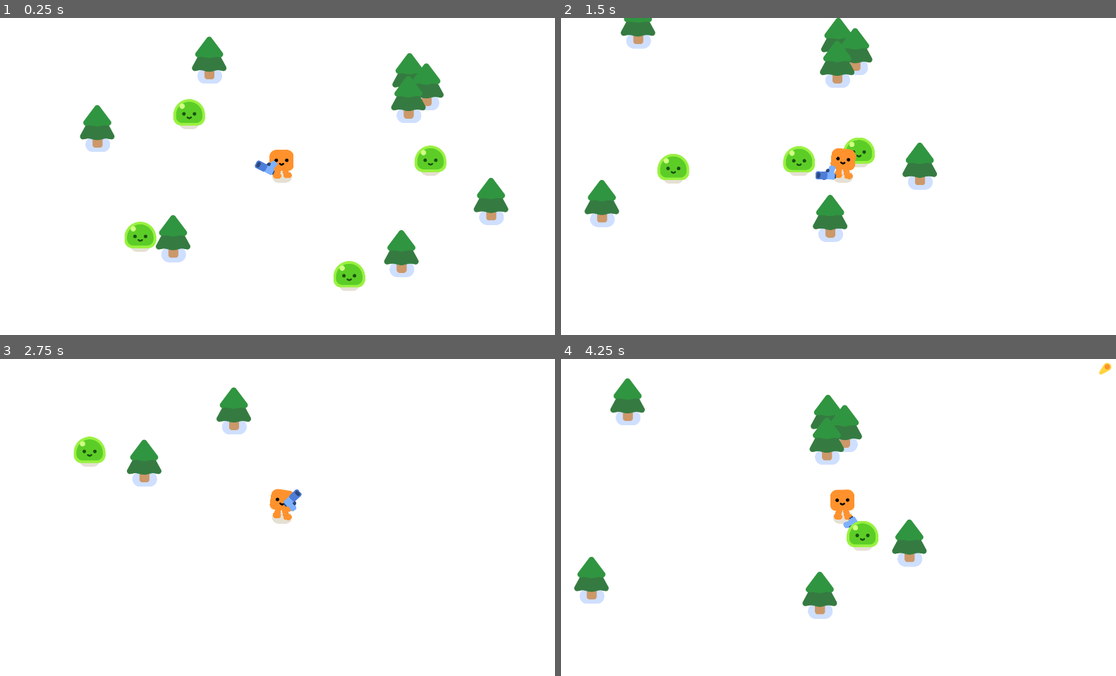
Above: before the commit, frames 1-4 (two rows, left to right).
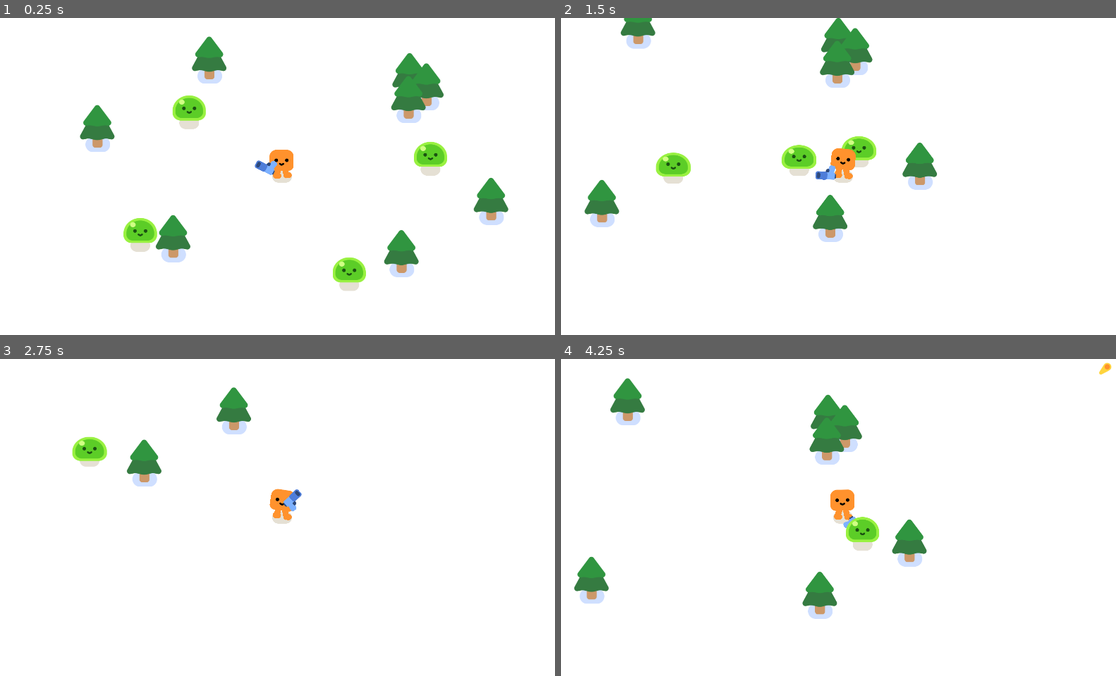
Above: after the commit, the same moments.

Repository: autrera/tutorial-survivors
Game: Godot game, scene res://survivors_game.tscn
The game is run twice, just before and just after one commit, with the same random seed, the same clock (stepped at 60 frames per second) and the same inputs.
Inputs:
- Up to frame 1 (0.25 s): no input
- Up to frame 2 (1.5 s): hold D (move_right) 0.53-1.28 s; hold S (move_down) from 1.28 s (still down)
- Up to frame 3 (2.75 s): release S (move_down) at 2.03 s; hold D (move_right) from 2.03 s (still down)
- Up to frame 4 (4.25 s): release D (move_right) at 2.78 s; hold W (move_up) 2.78-3.53 s; hold A (move_left) from 3.53 s (still down)

The runs differ from the first frame. In frame 1, 1.3% of the frame differs, in the area x 22-81%, y 24-86%; in frame 2, 0.7%; in frame 3, 0.2%; in frame 4, 0.3%.

Commit message:
Add walking animation to the mobs

Diff:
--- a/mob.gd
+++ b/mob.gd
@@ -2,6 +2,10 @@
 
 var health = 3
 @onready var player = get_node("/root/Game/Player")
+
+
+func _ready():
+	%Slime.play_walk()
 
 
 func _physics_process(delta: float) -> void:
--- a/mob.tscn
+++ b/mob.tscn
@@ -12,6 +12,7 @@
 script = ExtResource("1_nokgg")
 
 [node name="Slime" parent="." instance=ExtResource("1_dy6sc")]
+unique_name_in_owner = true
 
 [node name="CollisionShape2D" type="CollisionShape2D" parent="."]
 position = Vector2(0, -25)
